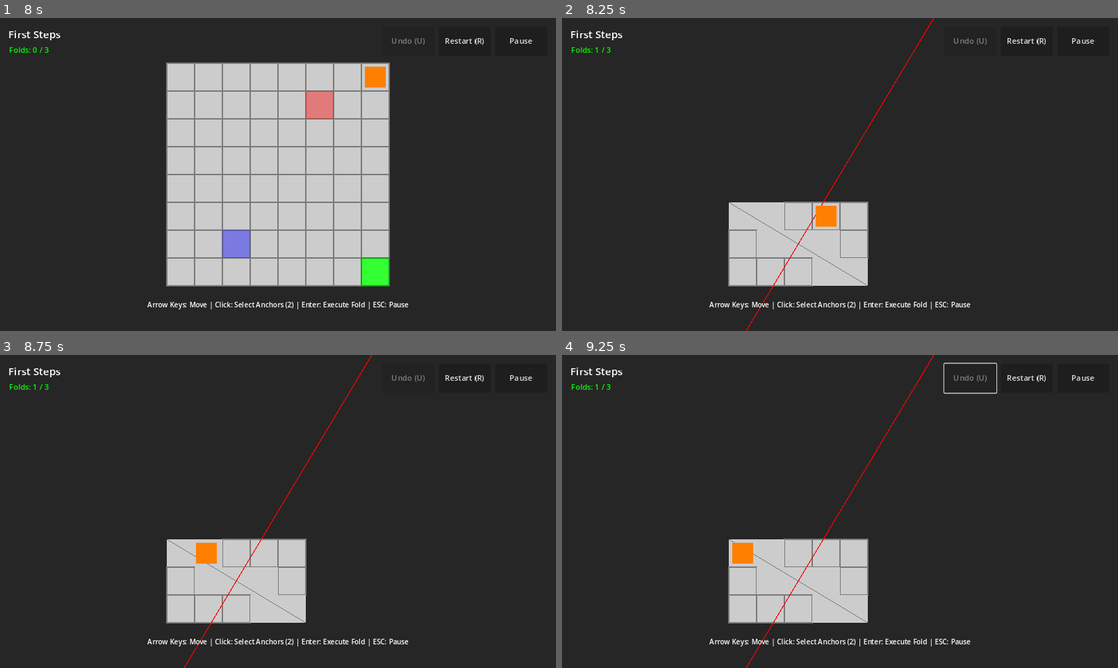
Above: before the commit, frames 1-4 (two rows, left to right).
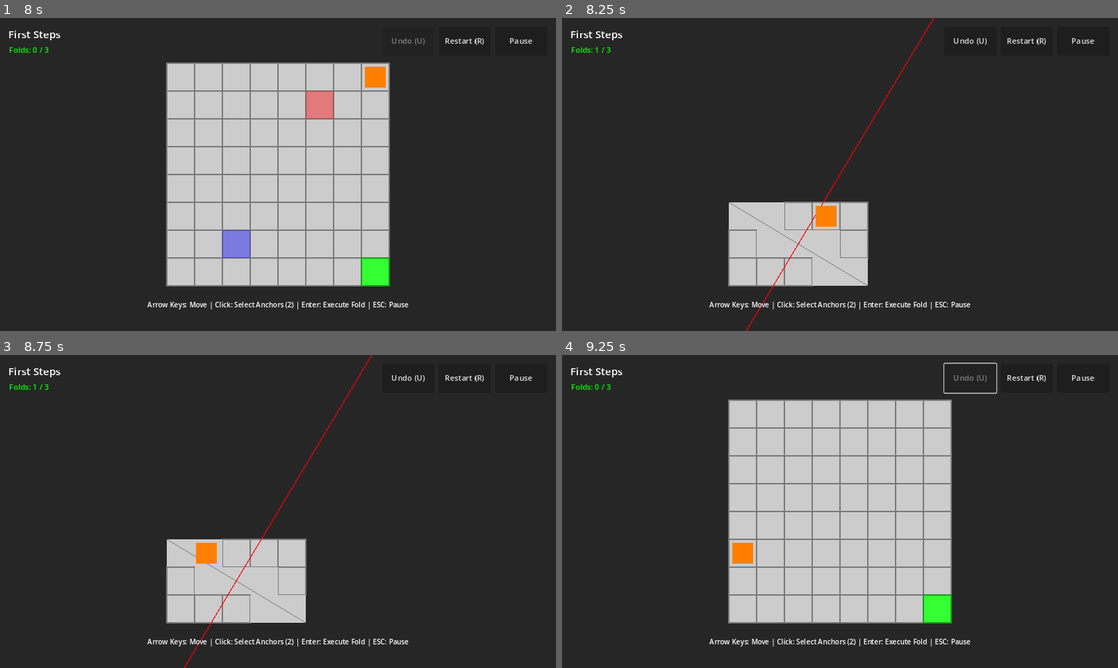
Above: after the commit, the same moments.

Repository: absent-mynd/puzzle
Game: Godot game, scene res://scenes/ui/MainMenu.tscn
The game is run twice, just before and just after one commit, with the same random seed, the same clock (stepped at 60 frames per second) and the same inputs.
Inputs (mouse positions are in pixels of both pictures, inside the frame that each line leads up to):
- Up to frame 1 (8 s): click "Play Campaign" at 0.5 s; click "Restart (R)" at 1.25 s; click "Restart (R)" at 2 s; click "Restart (R)" at 2.75 s; click "Pause" at 3.5 s; click "Restart Level" at 4.25 s; tap Enter (ui_accept) at 5, 5.27, 5.3, 5.57, 6.5, 6.8 s; move the mouse to (400, 158) at 5.02 s; hold Right (ui_right) 5.03-5.75 s; hold U (ui_undo, bound only after the commit) 5.03-5.75 s; click (400, 158) at 5.17 s; drag from (166, 190) to (250, 237) at 5.77 s; move the mouse to (333, 105) at 6.52 s; hold Right (ui_right) 6.53-7.25 s; hold U (ui_undo, bound only after the commit) 6.53-7.25 s; click (333, 105) at 6.67 s; drag from (250, 237) to (111, 127) at 7.27 s
- Up to frame 2 (8.25 s): tap Enter (ui_accept) at 8 s; move the mouse to (1006, 221) at 8.02 s; hold Left (ui_left) from 8.03 s (still down); hold Enter (ui_accept) from 8.03 s (still down); tap Alt at 8.1 s; click (1006, 221) at 8.17 s
- Up to frame 3 (8.75 s): keep holding Left (ui_left); keep holding Enter (ui_accept)
- Up to frame 4 (9.25 s): release Left (ui_left) at 8.75 s; release Enter (ui_accept) at 8.75 s; click (967, 376) at 8.75 s, where only the run after the commit has a clickable "Undo (U)"

Frame 1 is identical in both runs. In frame 2, less than 0.1% of the frame differs, in the area x 70-77%, y 6-9%; in frame 3, less than 0.1%; in frame 4, 22%, in the area x 5-71%, y 0-100%.

Commit message:
Add keyboard undo support and fix undo button state updates
Enable the sequential undo feature to be triggered from keyboard
and ensure the undo button state is properly updated.

Changes:
- Add ui_undo input action mapped to U key in project.godot
- Add keyboard handler for ui_undo in MainScene._unhandled_input()
- Update undo button state after fold execution
- Update undo button state after seam unfold
- Update undo button state after undo operations
- Initialize undo button as disabled on level start

This completes the undo functionality, allowing players to:
- Click the "Undo (U)" button in HUD
- Press U key on keyboard
- Both trigger _on_undo_requested() which uses ActionHistory

The button is properly enabled/disabled based on whether there
are actions available to undo.

Diff:
--- a/project.godot
+++ b/project.godot
@@ -29,6 +29,14 @@
 window/stretch/mode="canvas_items"
 window/stretch/aspect="keep"
 
+[input]
+
+ui_undo={
+"deadzone": 0.5,
+"events": [Object(InputEventKey,"resource_local_to_scene":false,"resource_name":"","device":-1,"window_id":0,"alt_pressed":false,"shift_pressed":false,"ctrl_pressed":false,"meta_pressed":false,"pressed":false,"keycode":0,"physical_keycode":85,"key_label":0,"unicode":117,"location":0,"echo":false,"script":null)
+]
+}
+
 [rendering]
 
 renderer/rendering_method="forward_plus"
--- a/scenes/MainScene.gd
+++ b/scenes/MainScene.gd
@@ -139,6 +139,7 @@
 		var par_folds = GameManager.current_level_data.par_folds if GameManager.current_level_data else -1
 		hud.set_level_info(level_name, par_folds)
 		hud.set_fold_count(GameManager.fold_count)
+		hud.set_can_undo(false)  # Initialize undo button as disabled
 		hud.pause_requested.connect(_on_pause_requested)
 		hud.restart_requested.connect(_on_restart_requested)
 		hud.undo_requested.connect(_on_undo_requested)
@@ -223,6 +224,7 @@
 				# Update HUD
 				if hud:
 					hud.set_fold_count(GameManager.fold_count)
+					hud.set_can_undo(action_history.can_undo())
 				print("Undo successful! Folds: %d" % GameManager.fold_count)
 			else:
 				# Undo failed, push action back
@@ -232,9 +234,15 @@
 		"move":
 			# Future: Handle player movement undo
 			print("Move undo not yet implemented")
+			# Update undo button state
+			if hud:
+				hud.set_can_undo(action_history.can_undo())
 
 		_:
 			print("Unknown action type: %s" % action["action_type"])
+			# Update undo button state anyway
+			if hud:
+				hud.set_can_undo(action_history.can_undo())
 
 
 ## Handle main menu request
@@ -274,11 +282,16 @@
 	if is_level_complete:
 		return
 
-	# PHASE 6: Handle mouse clicks on seams for undo
+	# PHASE 6: Handle mouse clicks on seams for unfold
 	if event is InputEventMouseButton:
 		if event.pressed and event.button_index == MOUSE_BUTTON_LEFT:
 			handle_mouse_click(event.position)
 			return
+
+	# PHASE 6: Handle keyboard undo (U key)
+	if event.is_action_pressed("ui_undo"):
+		_on_undo_requested()
+		return
 
 	# Execute fold when ENTER/SPACE is pressed
 	if event.is_action_pressed("ui_accept"):
@@ -316,6 +329,7 @@
 			# Update HUD
 			if hud:
 				hud.set_fold_count(GameManager.fold_count)
+				hud.set_can_undo(action_history.can_undo())
 			print("Seam unfold successful! Fold %d unfolded. Total folds: %d" % [fold_id, GameManager.fold_count])
 		else:
 			print("Cannot unfold fold %d - player may be standing on seam" % fold_id)
@@ -363,6 +377,9 @@
 					"action_type": "fold",
 					"fold_id": newest_fold_id
 				})
+				# Update undo button state
+				if hud:
+					hud.set_can_undo(action_history.can_undo())
 
 		print("Fold executed successfully! Total folds: %d" % GameManager.fold_count)
 	else:
